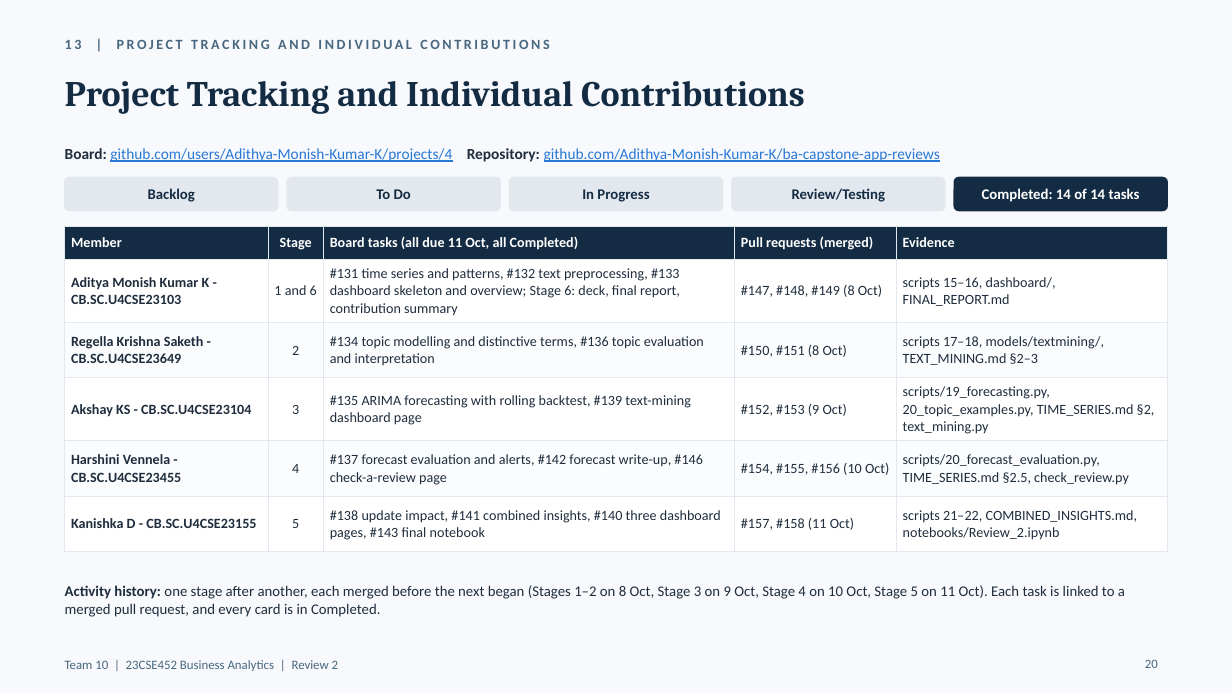
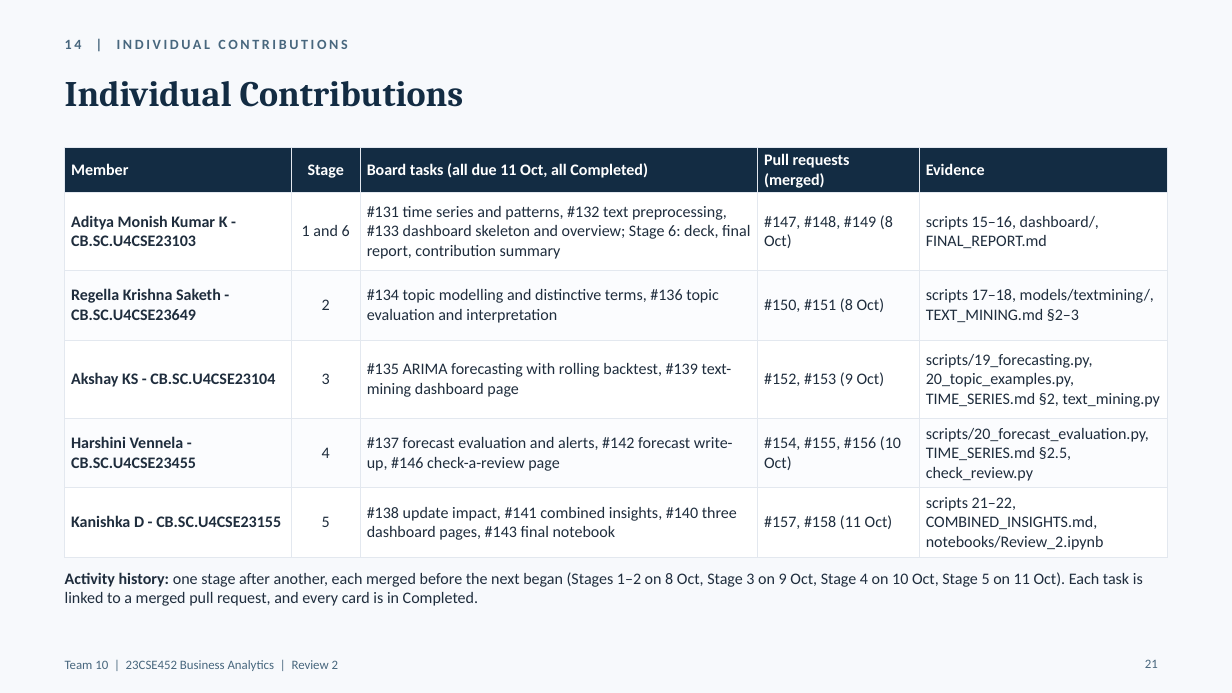
Before and after one commit to Adithya-Monish-Kumar-K/ba-capstone-app-reviews, a slide deck: slide 21 of docs/Review_2_Presentation.pptx (slide 20 before the commit). Drawn at 1232x693 pixels with LibreOffice and Linux fonts; fonts in the diff are those of the drawing. Boxes give left, top, right and bottom in pixels: in the first picture for what was removed or moved away, otherwise in the second. Text is boxed around its words. In the diff, an @@ line names an element or a change of style, - is before the commit and + after.

Commit message:
docs(review2): add the project board screenshot slide and move contributions to their own slide

```diff
--- a/docs/Review_2_Presentation.pptx
+++ b/docs/Review_2_Presentation.pptx
@@ text at <box>65,39,347,49</box>: text changed @@
-13 | PROJECT TRACKING AND INDIVIDUAL CONTRIBUTIONS
+14 | INDIVIDUAL CONTRIBUTIONS
@@ title at <box>65,81,464,107</box>: text changed @@
-Project Tracking and Individual Contributions
+Individual Contributions
@@ table at <box>65,148,1167,554</box> @@
@@ size 11 to 12.5 pt @@
@@ table: place and size @@
-table at <box>65,226,1167,544</box>
+table at <box>65,148,1167,554</box>
@@ text removed at <box>65,148,940,162</box> @@
-Board: github.com/users/Adithya-Monish-Kumar-K/projects/4 Repository: github.com/Adithya-Monish-Kumar-K/ba-capstone-app-reviews
@@ rounded rectangle removed at <box>65,177,278,211</box> @@
@@ rounded rectangle removed at <box>287,177,501,211</box> @@
@@ rounded rectangle removed at <box>509,177,723,211</box> @@
@@ rounded rectangle removed at <box>732,177,945,211</box> @@
@@ rounded rectangle removed at <box>955,177,1168,211</box> @@
@@ text removed at <box>148,188,195,202</box> @@
-Backlog
@@ text removed at <box>376,189,411,199</box> @@
-To Do
@@ text removed at <box>582,189,649,202</box> @@
-In Progress
@@ text removed at <box>792,188,886,202</box> @@
-Review/Testing
@@ text removed at <box>982,188,1140,202</box> @@
-Completed: 14 of 14 tasks
@@ text "Activity history: one stage after ...": place and size @@
-text "Activity history: one stage after ..." at <box>65,585,1125,617</box>
+text "Activity history: one stage after ..." at <box>65,572,1143,606</box>
@@ text "Activity history: one stage after ..." at <box>65,572,1143,606</box>: size 11.5 to 12.5 pt @@
@@ page number at <box>1145,659,1158,668</box>: text changed @@
-20
+21
```
Also in this commit, not shown: 1 other slide changed, 1 slide added, 1 other file.
